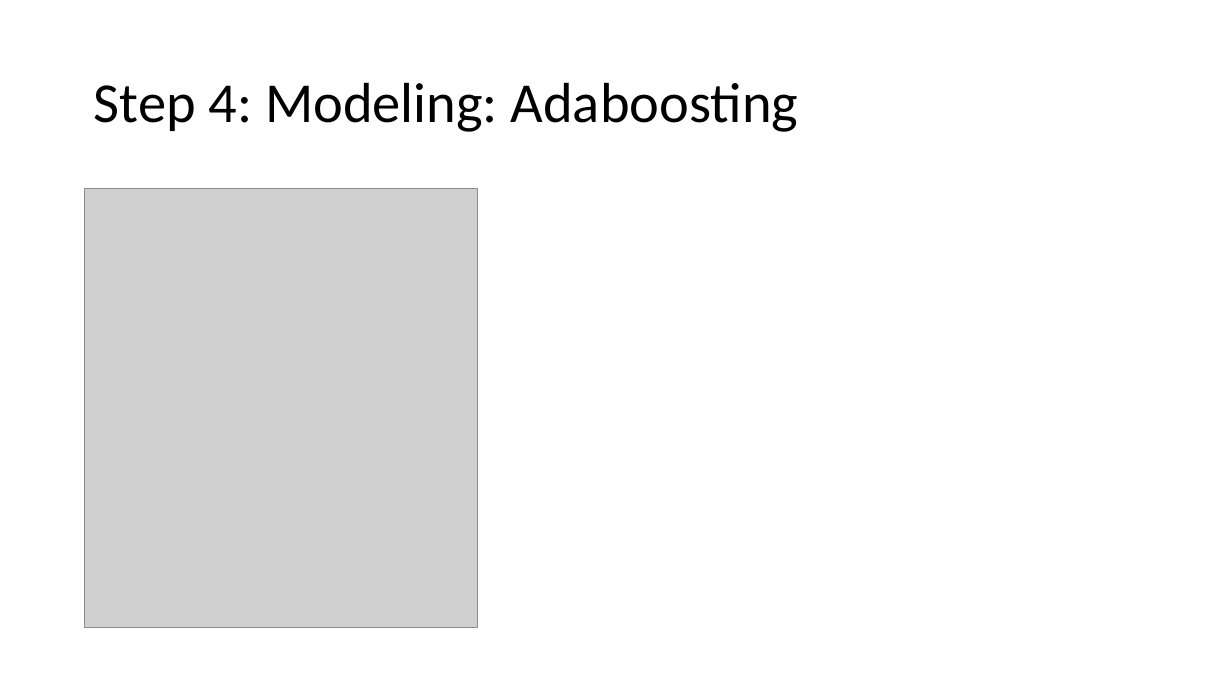
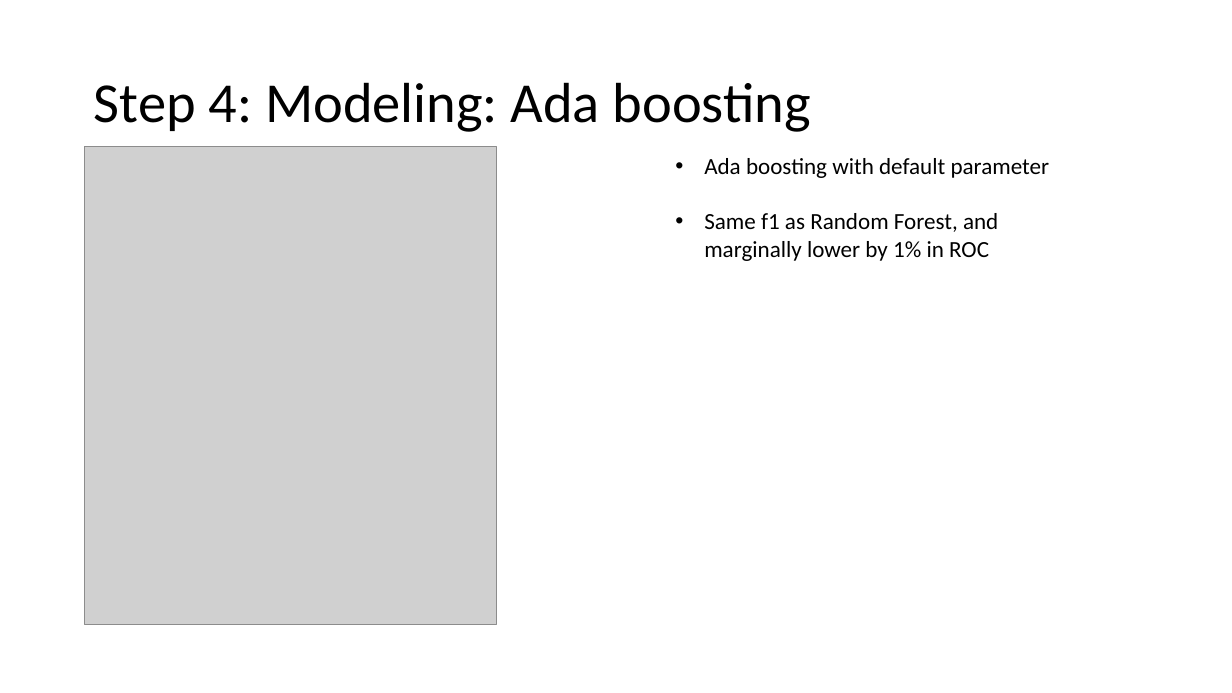
Before and after one commit to alexxlu/dsc-3-final-project-online-ds-pt-100118, a slide deck: slide 9 of Project3 Presentation.pptx. Drawn at 1232x693 pixels with LibreOffice and Linux fonts; fonts in the diff are those of the drawing; grey boxes stand for pictures. Boxes give left, top, right and bottom in pixels: in the first picture for what was removed or moved away, otherwise in the second. Text is boxed around its words. In the diff, an @@ line names an element or a change of style, - is before the commit and + after.

```diff
--- a/Project3 Presentation.pptx
+++ b/Project3 Presentation.pptx
@@ title at (94, 82, 811, 132): spaces changed @@
-Step 4: Modeling: Adaboosting
+Step 4: Modeling: Ada boosting
@@ picture: place and size @@
-picture at (85, 189, 478, 628)
+picture at (85, 147, 496, 625)
@@ text added at (704, 158, 1050, 261), 18 pt, text #000000 @@
+• Ada boosting with default parameter
+• Same f1 as Random Forest, and marginally lower by 1% in ROC
```
Also in this commit, not shown: 7 other slides changed, 1 slide added, 1 slide removed, 19 other files.
